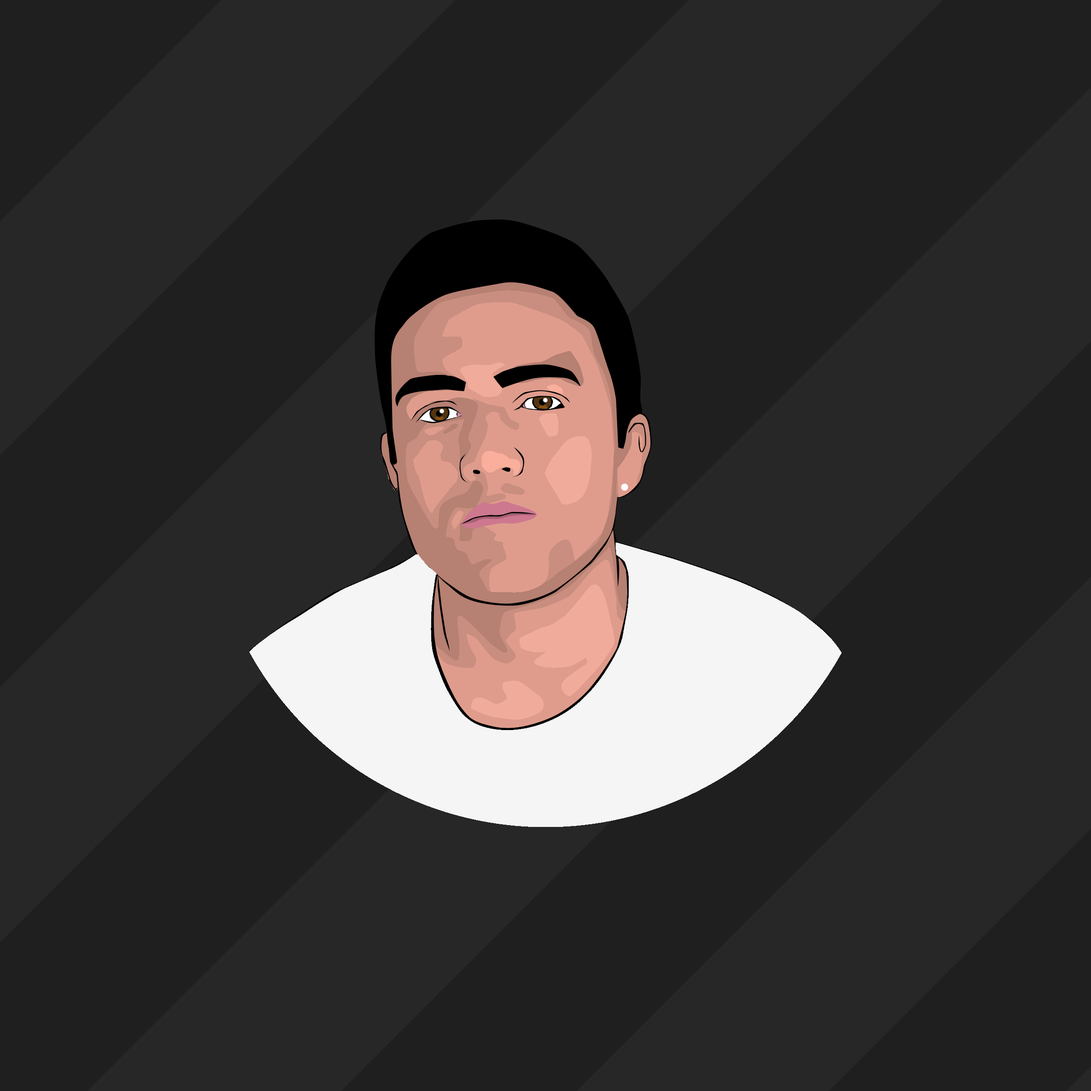
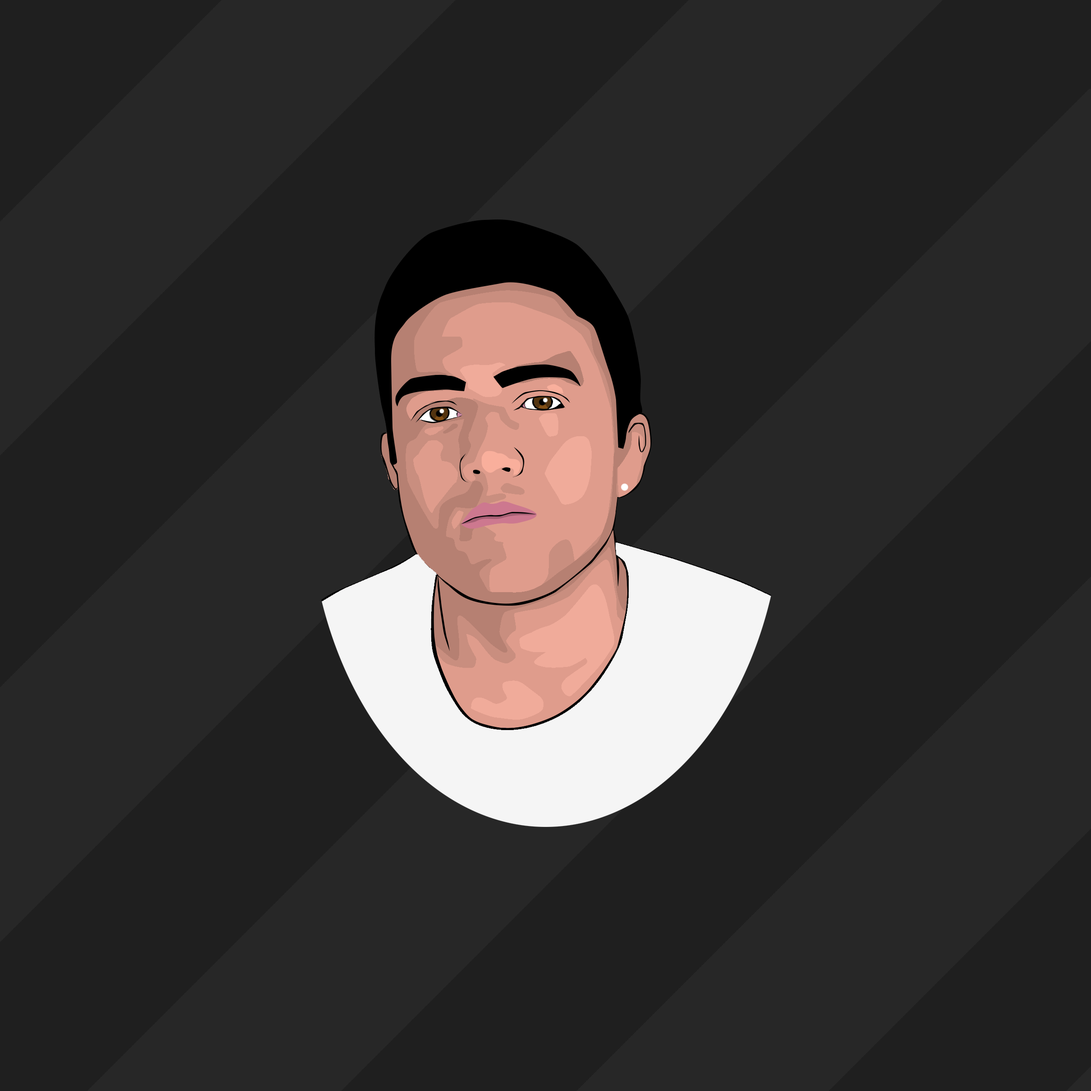
Layered file, before and after one edit (1091x1091). Changes by layer:
painted on "avatar_transparent" over (248, 595, 843, 828)
